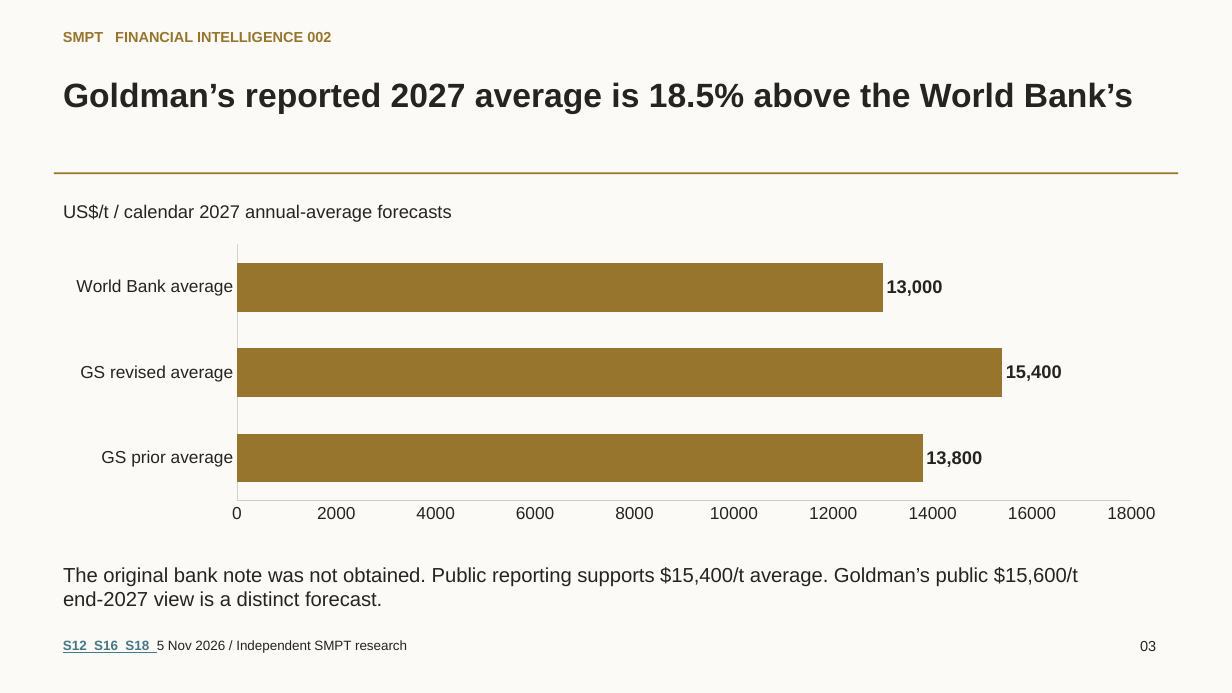
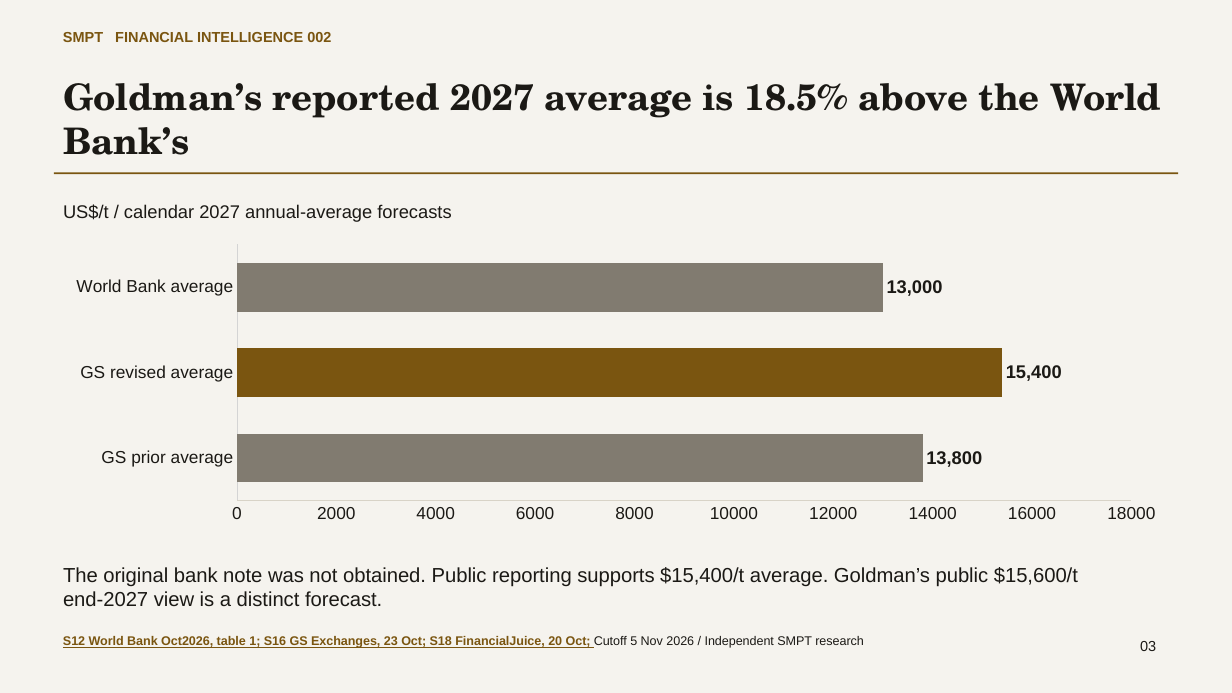
Before and after one commit to VSSpowerlifting/strategic-materials-policy-tracker, a slide deck: slide 3 of docs/research/fi002-bhp-copper/output/SMPT_FI002_BHP_Copper_Strategy_Deck.pptx. Drawn at 1232x693 pixels with LibreOffice and Linux fonts; fonts in the diff are those of the drawing. Boxes give left, top, right and bottom in pixels: in the first picture for what was removed or moved away, otherwise in the second. Text is boxed around its words. In the diff, an @@ line names an element or a change of style, - is before the commit and + after.

Commit message:
docs(fi002): refine research argument and complete expert editorial audit

```diff
--- a/docs/research/fi002-bhp-copper/output/SMPT_FI002_BHP_Copper_Strategy_Deck.pptx
+++ b/docs/research/fi002-bhp-copper/output/SMPT_FI002_BHP_Copper_Strategy_Deck.pptx
@@ background #FBFAF7 to #F5F3EE @@
@@ text "SMPT FINANCIAL INTELLIGENCE 002" at box(63, 32, 331, 42): text colour #98752D to #7A5510 @@
@@ text "Goldman’s reported 2027 average is ..." at box(63, 83, 1161, 155): size 26.2 to 28.5 pt, font Arial to TeX Gyre Schola, text colour #252421 to #1B1915 @@
@@ rectangle at box(54, 172, 1178, 174): fill #98752D to #7A5510 @@
@@ bar chart at box(54, 238, 1178, 530) @@
@@ colour of Series 1 #98752D to #817B70 @@
@@ data labels of Series 1 changed @@
@@ colours of single points changed @@
@@ category axis changed @@
@@ value axis changed @@
@@ background changed @@
@@ lettering changed @@
@@ text at box(63, 635, 864, 648): text changed; size 10.5 to 9.8 pt; text colour #252421 to #7A5510; bold on @@
-S12 S16 S18 5 Nov 2026 / Independent SMPT research
+S12 World Bank Oct2026, table 1; S16 GS Exchanges, 23 Oct; S18 FinancialJuice, 20 Oct; Cutoff 5 Nov 2026 / Independent SMPT research
```
Also in this commit, not shown: 11 other slides changed, 23 other files.
